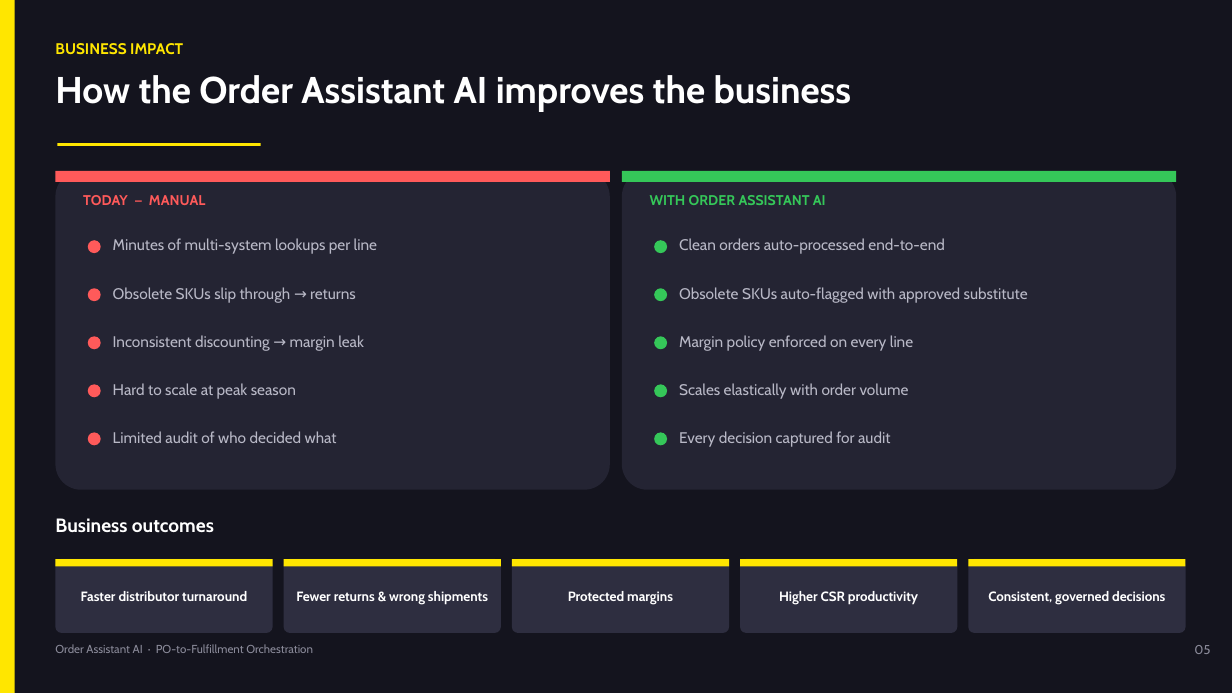
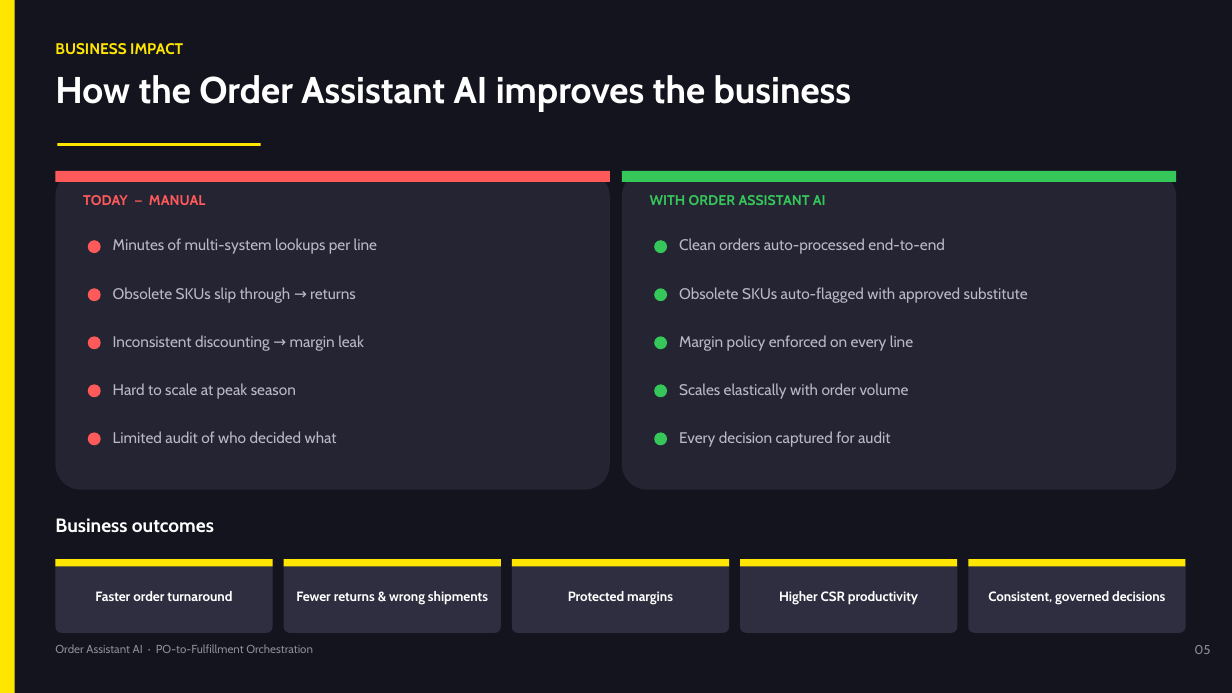
Before and after one commit to sanjayk-ey/pofullfilmentpoc, a slide deck: slide 5 of demo/PO-Fulfillment-Orchestration-Architecture.pptx. Drawn at 1232x693 pixels with LibreOffice and Linux fonts; fonts in the diff are those of the drawing. Boxes give left, top, right and bottom in pixels: in the first picture for what was removed or moved away, otherwise in the second. Text is boxed around its words. In the diff, an @@ line names an element or a change of style, - is before the commit and + after.

```diff
--- a/demo/PO-Fulfillment-Orchestration-Architecture.pptx
+++ b/demo/PO-Fulfillment-Orchestration-Architecture.pptx
@@ text in rounded rectangle at (x1=95, y1=591, x2=232, y2=601): text changed @@
-Faster distributor turnaround
+Faster order turnaround
```
Also in this commit, not shown: 3 other slides changed, 1 other file.
